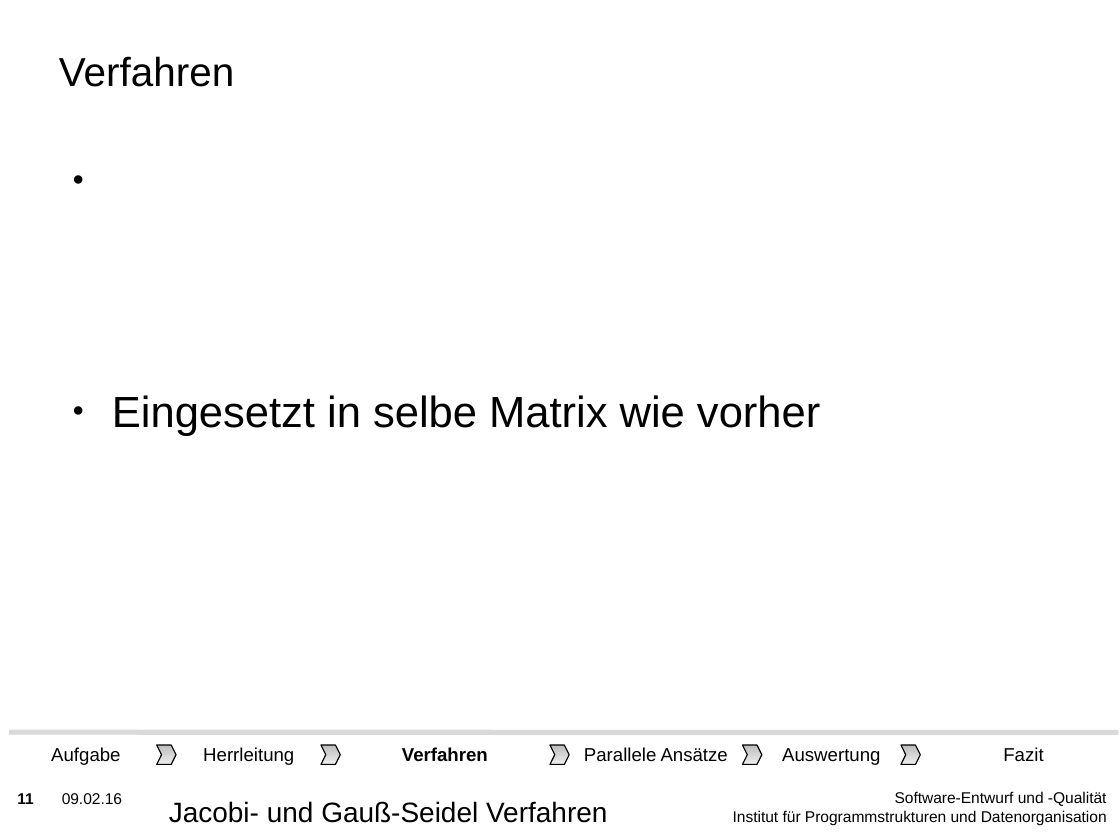
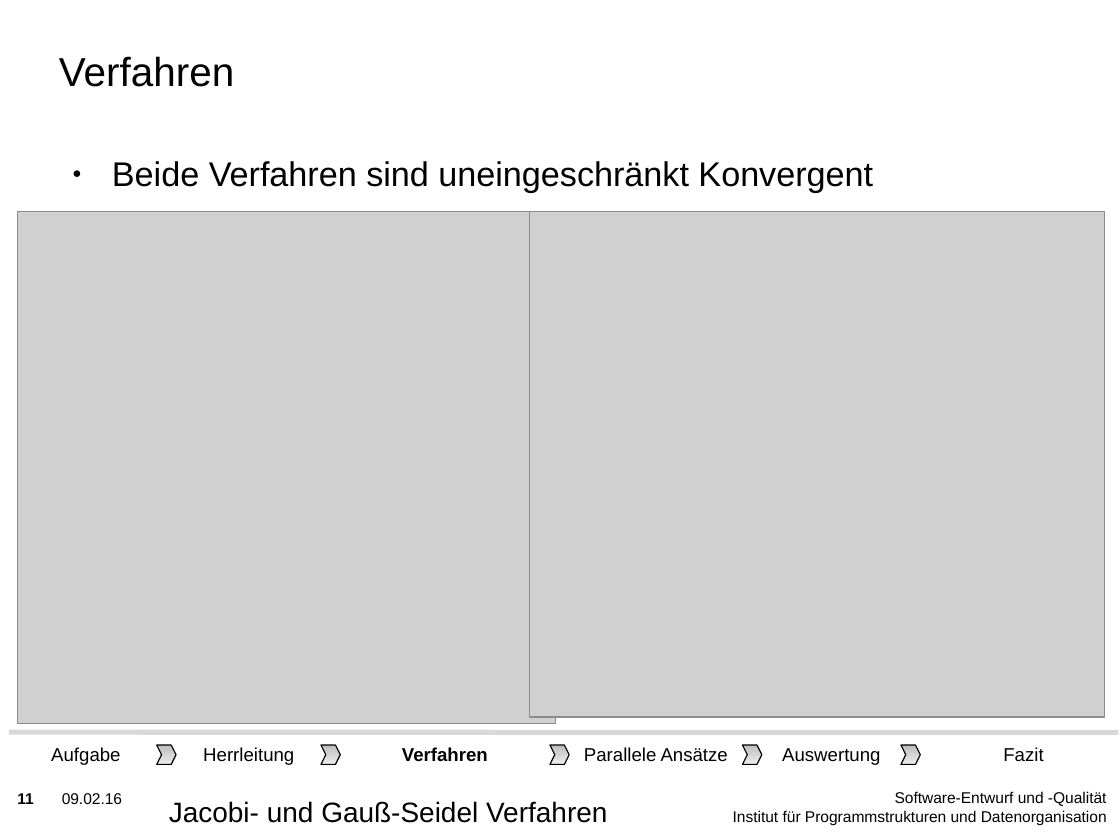
Before and after one commit to lutteropp/parallelDG, a slide deck: slide 11 of präsident/KIT-Masterslides-DE-SDQ.odp. Drawn at 1120x840 pixels with LibreOffice and Linux fonts; fonts in the diff are those of the drawing; grey boxes stand for pictures; background and template pictures are left out. Boxes give left, top, right and bottom in pixels: in the first picture for what was removed or moved away, otherwise in the second. Text is boxed around its words. In the diff, an @@ line names an element or a change of style, - is before the commit and + after.

```diff
--- a/präsident/KIT-Masterslides-DE-SDQ.odp
+++ b/präsident/KIT-Masterslides-DE-SDQ.odp
@@ text at (112, 161, 873, 193): text changed; size 28 to 22 pt @@
-● Eingesetzt in selbe Matrix wie vorher
+● Beide Verfahren sind uneingeschränkt Konvergent
@@ picture added at (18, 212, 556, 724) @@
@@ picture added at (529, 212, 1104, 717) @@
```
Also in this commit, not shown: 3 other slides changed, 6 slides added, 53 other files.
